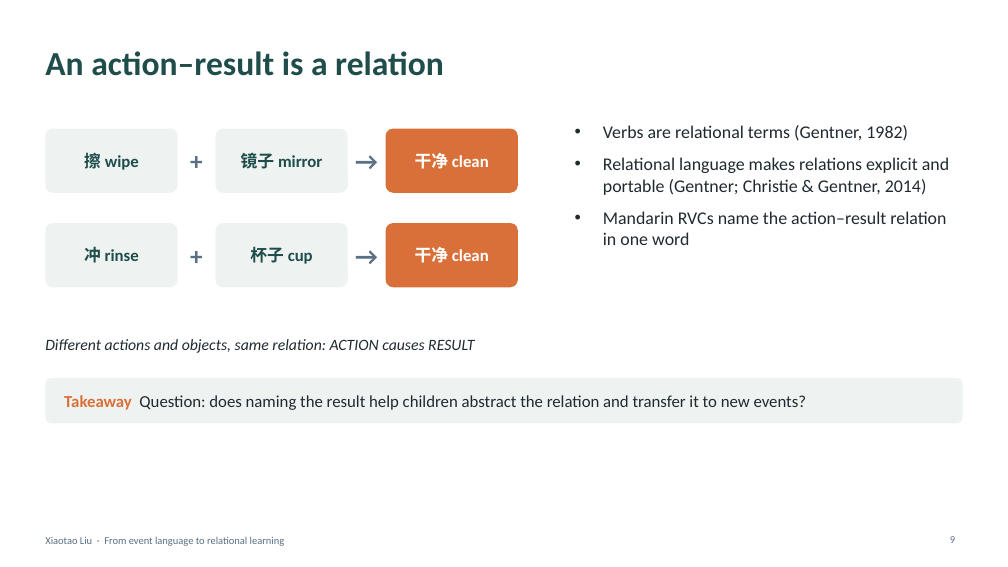
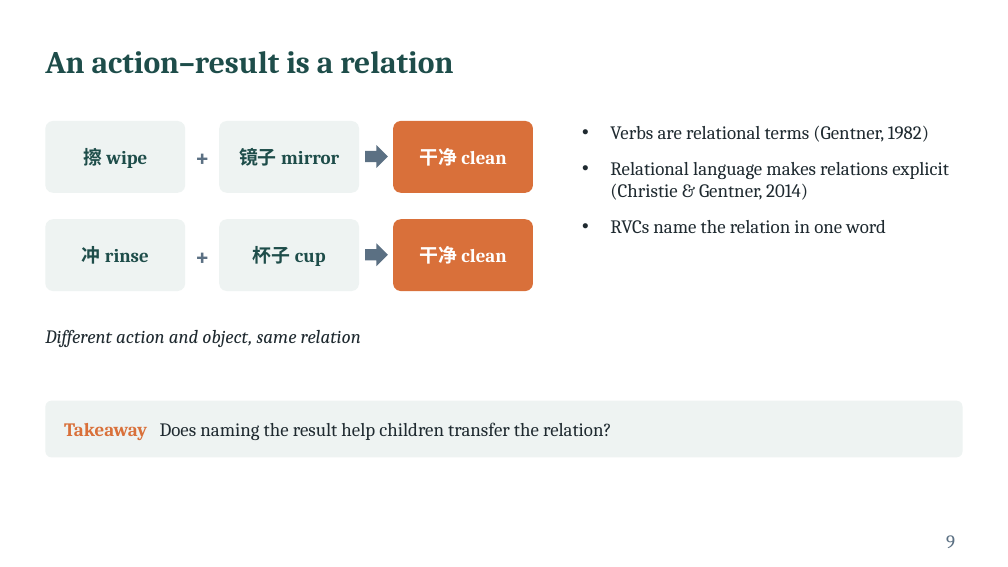
Before and after one commit to xtaoliu/claude, a slide deck: slide 9 of Liu_postdoc_interview_talk.pptx. Drawn at 1008x567 pixels with LibreOffice and Linux fonts; fonts in the diff are those of the drawing. Boxes give left, top, right and bottom in pixels: in the first picture for what was removed or moved away, otherwise in the second. Text is boxed around its words. In the diff, an @@ line names an element or a change of style, - is before the commit and + after.

```diff
--- a/Liu_postdoc_interview_talk.pptx
+++ b/Liu_postdoc_interview_talk.pptx
@@ title "An action–result is a relation" at (45,51,453,74): size 32 to 30 pt, font Calibri to Cambria @@
@@ rounded rectangle: place and size @@
-rounded rectangle at (45,129,178,193)
+rounded rectangle at (45,121,185,193)
@@ text "+" at (185,121,219,193): font Calibri to Cambria @@
@@ text "+": place and size @@
-text "+" at (178,129,216,193)
+text "+" at (185,121,219,193)
@@ rounded rectangle: place and size @@
-rounded rectangle at (216,129,348,193)
+rounded rectangle at (219,121,359,193)
@@ right arrow at (365,145,388,168): fill none to #5B7083 @@
@@ text in right arrow at (365,145,388,168): text removed @@
-→
@@ right arrow: place and size @@
-right arrow at (348,129,386,193)
+right arrow at (365,145,388,168)
@@ size 16 to 18 pt, font Calibri to Cambria in 6 elements at (82,246,149,264), (253,246,326,266), (83,145,147,170), (419,246,506,264), (239,148,339,166), (419,148,506,166) @@
@@ rounded rectangle: place and size @@
-rounded rectangle at (386,129,518,193)
+rounded rectangle at (393,121,533,193)
@@ text "Verbs are relational terms (Gentner, ...": place and size @@
-text "Verbs are relational terms (Gentner, ..." at (603,125,949,245)
+text "Verbs are relational terms (Gentner, ..." at (610,126,949,233)
@@ text at (610,126,929,142): size 17 to 18 pt, font Calibri to Cambria in "Verbs are relational terms (Gentner, 1982)"; more space between paragraphs @@
@@ text at (610,162,949,233): text changed; size 17 to 18 pt; font Calibri to Cambria @@
-• Relational language makes relations explicit and portable (Gentner; Christie & Gentner, 2014)
-• Mandarin RVCs name the action–result relation in one word
+• Relational language makes relations explicit (Christie & Gentner, 2014)
+• RVCs name the relation in one word
@@ rounded rectangle: place and size @@
-rounded rectangle at (45,223,178,287)
+rounded rectangle at (45,219,185,291)
@@ text "+": place and size @@
-text "+" at (178,223,216,287)
+text "+" at (185,219,219,291)
@@ text "+" at (185,219,219,291): font Calibri to Cambria @@
@@ rounded rectangle: place and size @@
-rounded rectangle at (216,223,348,287)
+rounded rectangle at (219,219,359,291)
@@ rounded rectangle: place and size @@
-rounded rectangle at (386,223,518,287)
+rounded rectangle at (393,219,533,291)
@@ text in right arrow at (365,243,388,266): text removed @@
-→
@@ right arrow: place and size @@
-right arrow at (348,223,386,287)
+right arrow at (365,243,388,266)
@@ right arrow at (365,243,388,266): fill none to #5B7083 @@
@@ text "Different action and object, same ..." at (45,330,361,347): vertical alignment middle to top @@
@@ text at (45,330,361,347): text changed; size 15 to 18 pt; font Calibri to Cambria @@
-Different actions and objects, same relation: ACTION causes RESULT
+Different action and object, same relation
@@ proportions changed in 7 elements at (45,219,185,291), (219,219,359,291), (45,121,185,193), (393,219,533,291), (219,121,359,193), (393,121,533,193), (45,401,963,457) @@
@@ rounded rectangle: place and size @@
-rounded rectangle at (45,378,963,423)
+rounded rectangle at (45,401,963,457)
@@ text at (64,422,611,440): text changed; size 16 to 18 pt; font Calibri to Cambria @@
-Takeaway Question: does naming the result help children abstract the relation and transfer it to new events?
+Takeaway Does naming the result help children transfer the relation?
@@ text removed at (45,537,285,546) @@
-Xiaotao Liu · From event language to relational learning
@@ page number at (946,535,955,548): size 10 to 18 pt, font Calibri to Cambria @@
```
Also in this commit, not shown: 11 other slides changed.
